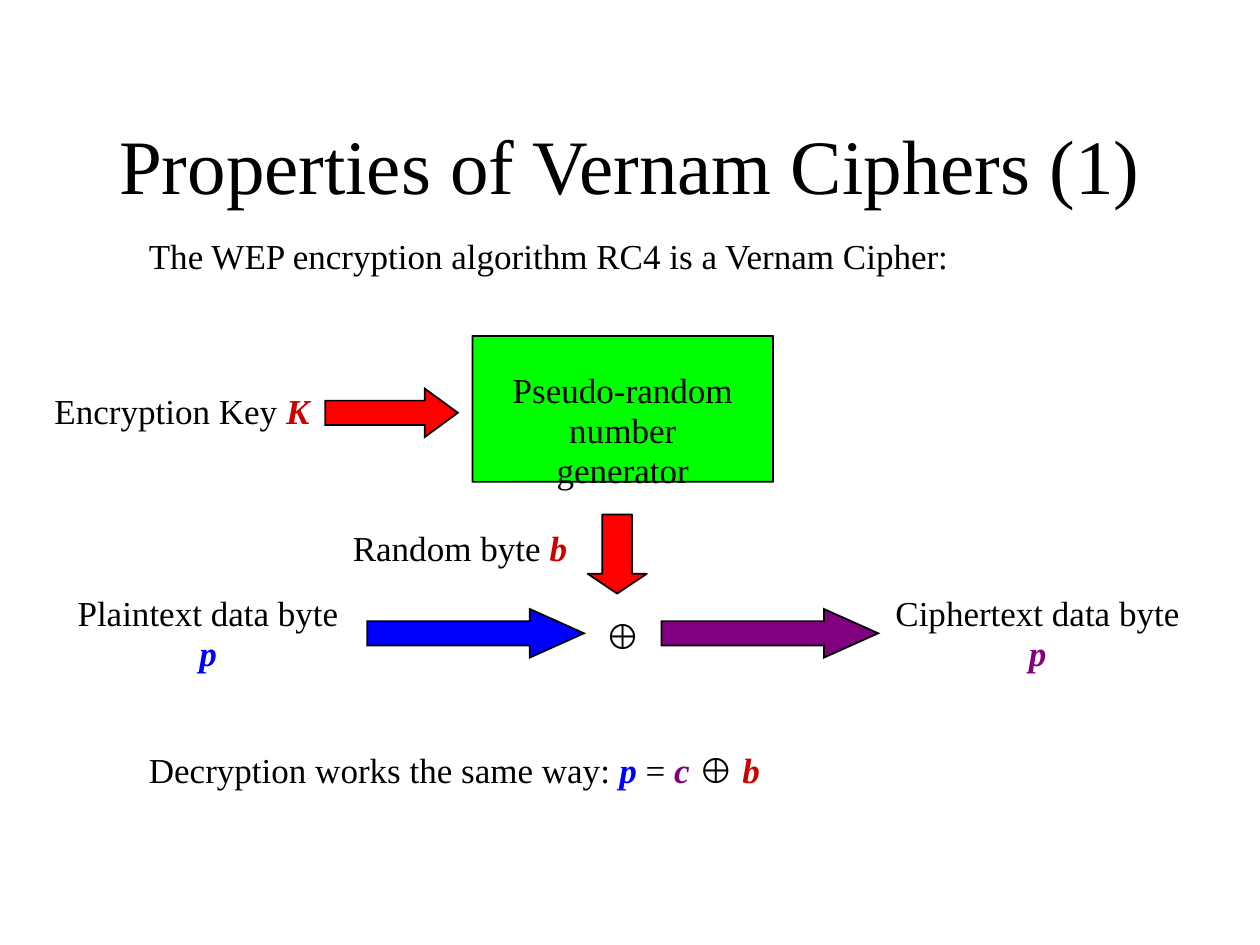
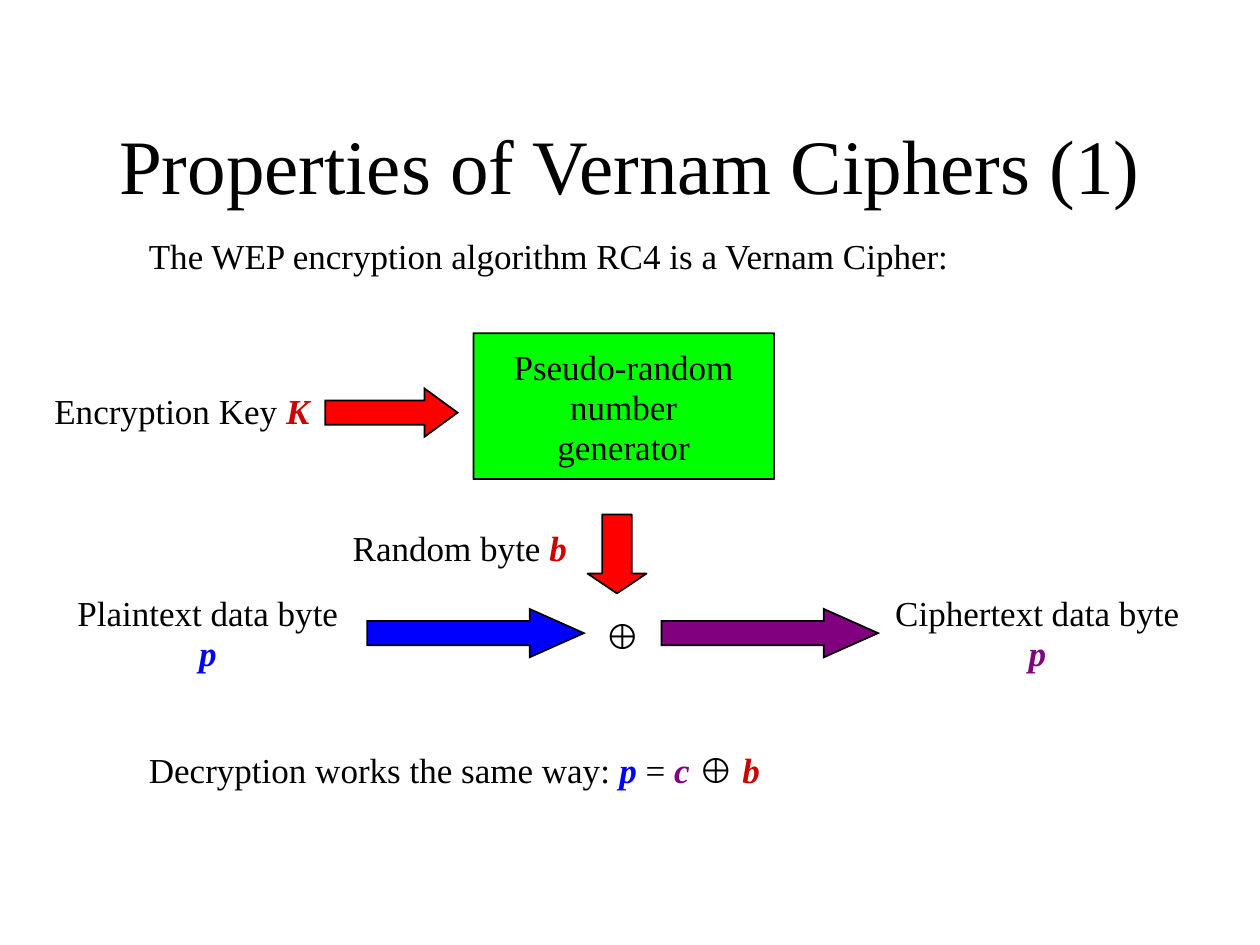
Before and after one commit to sftcd/cs7053, a slide deck: slide 16 of 2016lectures/06-protocols.ppt (slide 18 before the commit). Drawn at 1260x945 pixels with LibreOffice and Linux fonts; fonts in the diff are those of the drawing. Boxes give left, top, right and bottom in pixels: in the first picture for what was removed or moved away, otherwise in the second. Text is boxed around its words. In the diff, an @@ line names an element or a change of style, - is before the commit and + after.

```diff
--- a/2016lectures/06-protocols.ppt
+++ b/2016lectures/06-protocols.ppt
@@ rounded rectangle: place and size @@
-rounded rectangle at bbox=[472, 336, 774, 483]
+rounded rectangle at bbox=[474, 333, 775, 479]
@@ text "Pseudo-random number generator": place and size @@
-text "Pseudo-random number generator" at bbox=[513, 378, 733, 490]
+text "Pseudo-random number generator" at bbox=[514, 355, 734, 467]
```
Also in this commit, not shown: 15 other slides changed, 1 slide added, 2 slides removed, 2 other files.
